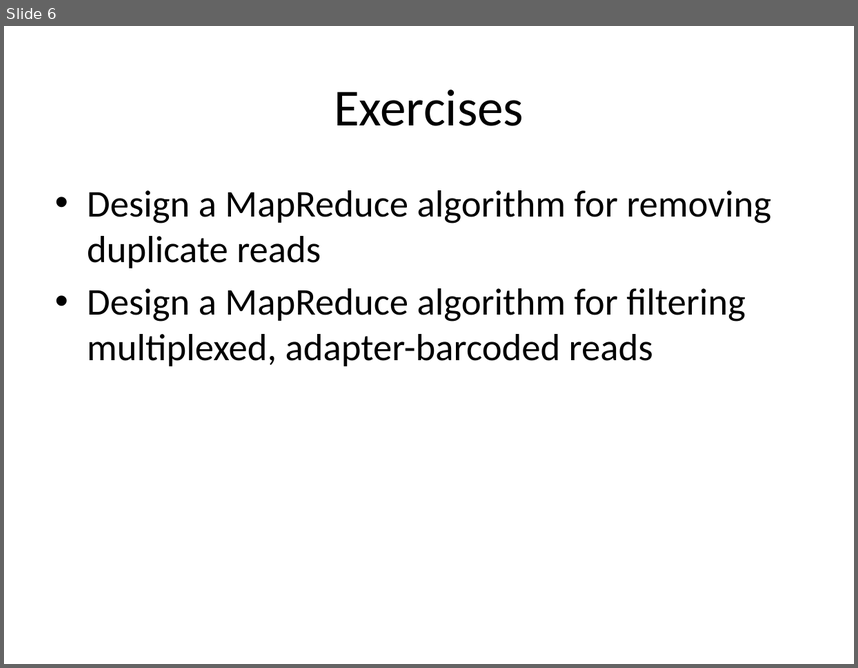
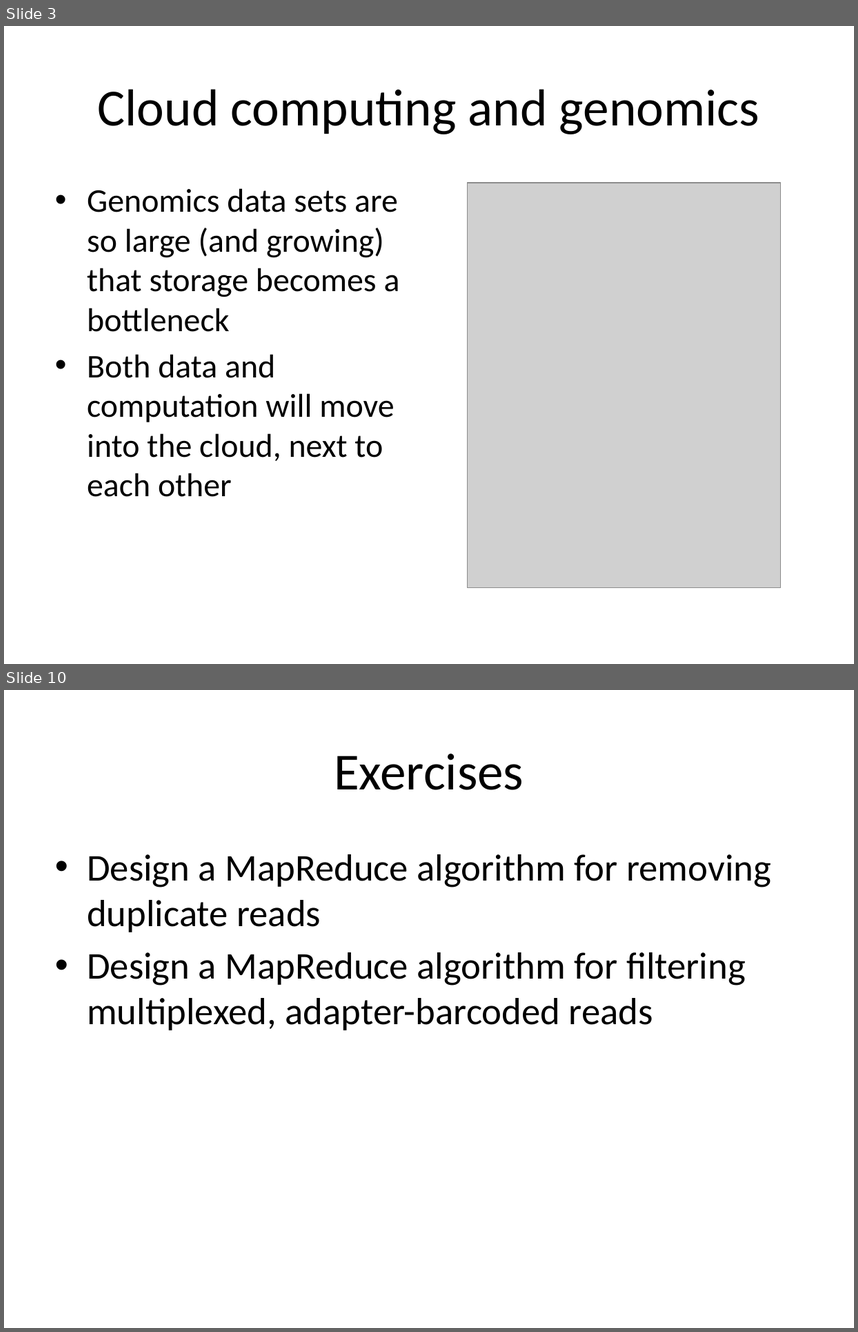
Before and after one commit to rvosa/ngs-workflows, a slide deck: doc/slides/day3/session4/MassiveParallelization.pptx. Shown one above the other, each under a label of ours: slide 6 before the commit, slides 3 and 10 after it; the slides between them are not shown. The pictures are 858x668 and 858x1332 pixels, drawn with LibreOffice and Linux fonts; fonts in the diff are those of the drawing; grey boxes stand for pictures. Boxes give left, top, right and bottom in pixels: in the first picture for what was removed or moved away, otherwise in the second. Text is boxed around its words. In the diff, an @@ line names an element or a change of style, - is before the commit and + after.

```diff
--- a/doc/slides/day3/session4/MassiveParallelization.pptx
+++ b/doc/slides/day3/session4/MassiveParallelization.pptx
@@ slide 3 added at bbox=[4, 26, 854, 664], background #FFFFFF @@
@@ title added at bbox=[98, 89, 760, 134], 44 pt, text #000000 @@
+Cloud computing and genomics
@@ text added at bbox=[87, 188, 400, 497], 28 pt, text #000000 @@
+• Genomics data sets are so large (and growing) that storage becomes a bottleneck
+• Both data and computation will move into the cloud, next to each other
@@ picture added at bbox=[467, 183, 780, 587] @@
@@ what was slide 6 is now slide 10 @@
```
Also in this commit, not shown: 1 slide changed, 7 other slides added, 4 slides removed, 1 other file.
